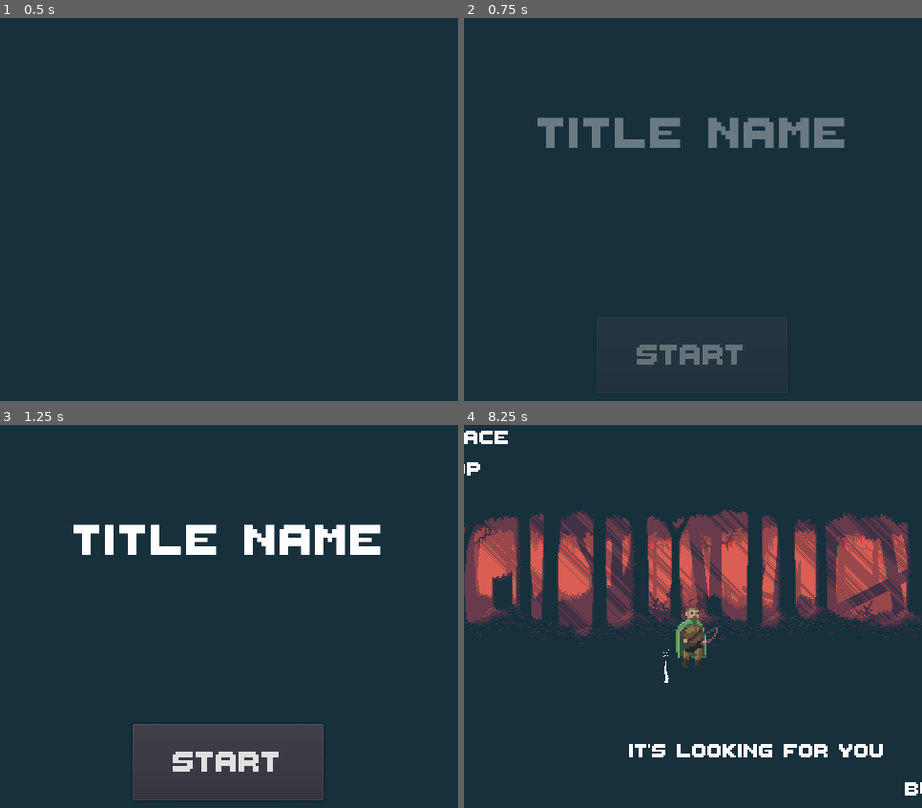
Above: before the commit, frames 1-4 (two rows, left to right).
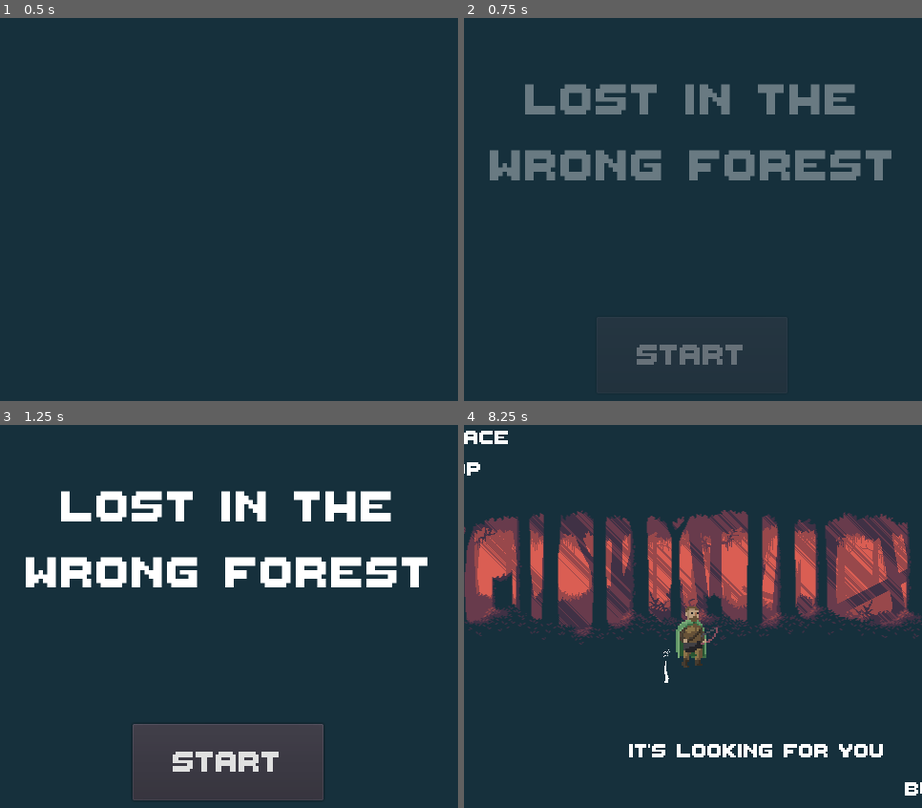
Above: after the commit, the same moments.

Repository: ktosox/TriJam-116
Game: Godot game, scene res://Level.tscn
Same seed, same stepped clock (60 frames per second), same inputs: the game is played once before the commit and once after it. The project has no main scene, so this scene is started directly.
Inputs:
- Up to frame 1 (0.5 s): no input
- Up to frame 2 (0.75 s): tap Space at 0.5 s
- Up to frame 3 (1.25 s): tap Enter (ui_accept) at 0.77 s
- Up to frame 4 (8.25 s): click "START" at 1.25 s; tap Space every 0.75 s from 2 to 5 s; tap Enter (ui_accept) at 2.27, 3.77, 4.52, 5.27, 6.77, 7.52 s

Frame 1 is identical in both runs. In frame 2, 10% of the frame differs, in the area x 5-94%, y 17-43%; in frame 3, 10%; in frame 4, less than 0.1%.

Commit message:
did some testing / rebalancing over 15 minutes and added a title

Diff:
--- a/Game/Enemies/Spike.tscn
+++ b/Game/Enemies/Spike.tscn
@@ -99,19 +99,20 @@
 position = Vector2( 0, 55 )
 
 [node name="CollisionShape2D" type="CollisionShape2D" parent="Area2D"]
-shape = SubResource( 2 )
+shape = SubResource( 1 )
 
 [node name="Line2D" type="Line2D" parent="Area2D"]
 position = Vector2( 0, 16 )
 points = PoolVector2Array( 0, 0, 0.549419, -11.2416, -0.937092, -22.5391, 1.14402, -40.8231, -0.788441, -50.4854, 0, -60 )
 width = 6.0
-width_curve = SubResource( 1 )
+width_curve = SubResource( 2 )
 default_color = Color( 0.996078, 0.996078, 0.996078, 1 )
 
 [node name="CPUParticles2D" type="CPUParticles2D" parent="."]
 position = Vector2( 0, 6 )
 emitting = false
-lifetime = 3.0
+amount = 12
+lifetime = 2.0
 one_shot = true
 explosiveness = 1.0
 emission_shape = 1
--- a/Game/Level.tscn
+++ b/Game/Level.tscn
@@ -25,13 +25,13 @@
     COLOR.rgb = c;
 }"
 
-[sub_resource type="ShaderMaterial" id=12]
-shader = SubResource( 11 )
+[sub_resource type="ShaderMaterial" id=2]
+shader = SubResource( 1 )
 shader_param/brightness = 1.0
 shader_param/contrast = 1.0
 shader_param/saturation = 1.0
 
-[sub_resource type="Animation" id=5]
+[sub_resource type="Animation" id=3]
 resource_name = "showEnd"
 length = 2.0
 tracks/0/type = "value"
@@ -57,6 +57,18 @@
 "transitions": PoolRealArray( 1 ),
 "update": 1,
 "values": [ true ]
+}
+tracks/2/type = "value"
+tracks/2/path = NodePath("WinScreen:visible")
+tracks/2/interp = 1
+tracks/2/loop_wrap = true
+tracks/2/imported = false
+tracks/2/enabled = true
+tracks/2/keys = {
+"times": PoolRealArray( 0 ),
+"transitions": PoolRealArray( 1 ),
+"update": 1,
+"values": [ false ]
 }
 
 [sub_resource type="Animation" id=4]
@@ -191,18 +203,17 @@
 "values": [ false ]
 }
 
-[sub_resource type="DynamicFont" id=1]
+[sub_resource type="DynamicFont" id=7]
 size = 72
 outline_color = Color( 0, 0, 0, 1 )
 extra_spacing_char = 1
 font_data = ExtResource( 5 )
 
-[sub_resource type="DynamicFont" id=3]
+[sub_resource type="DynamicFont" id=8]
 size = 48
 font_data = ExtResource( 5 )
 
-[sub_resource type="Animation" id=2]
-resource_name = "Start"
+[sub_resource type="Animation" id=9]
 length = 1.2
 tracks/0/type = "value"
 tracks/0/path = NodePath(".:visible")
@@ -229,15 +240,14 @@
 "values": [ Color( 1, 1, 1, 0 ), Color( 1, 1, 1, 0 ), Color( 1, 1, 1, 1 ) ]
 }
 
-[sub_resource type="DynamicFont" id=6]
+[sub_resource type="DynamicFont" id=10]
 size = 90
 outline_size = 2
 outline_color = Color( 0.917647, 0.917647, 0.917647, 1 )
 extra_spacing_char = 3
 font_data = ExtResource( 5 )
 
-[sub_resource type="Animation" id=8]
-resource_name = "New Anim"
+[sub_resource type="Animation" id=11]
 length = 20.0
 loop = true
 tracks/0/type = "value"
@@ -265,8 +275,7 @@
 "values": [ 0.0, -20.0, 0.0, -20.0, 0.0, -20.0, 0.0 ]
 }
 
-[sub_resource type="Animation" id=10]
-resource_name = "New Anim"
+[sub_resource type="Animation" id=12]
 length = 100.0
 tracks/0/type = "value"
 tracks/0/path = NodePath("Front/Screen:material:shader_param/brightness")
@@ -400,9 +409,9 @@
 }
 
 [node name="Press space7" type="Label" parent="."]
-margin_left = 2712.0
+margin_left = 2496.0
 margin_top = 24.0
-margin_right = 2968.0
+margin_right = 2852.0
 margin_bottom = 87.0
 custom_fonts/font = ExtResource( 3 )
 text = "just a couple more steps"
@@ -472,9 +481,9 @@
 }
 
 [node name="Press space8" type="Label" parent="."]
-margin_left = 1048.0
+margin_left = 1064.0
 margin_top = 336.0
-margin_right = 1478.0
+margin_right = 1494.0
 margin_bottom = 399.0
 custom_fonts/font = ExtResource( 3 )
 text = "just keep walking"
@@ -486,9 +495,9 @@
 }
 
 [node name="Press space6" type="Label" parent="."]
-margin_left = 1912.0
+margin_left = 1736.0
 margin_top = 320.0
-margin_right = 2464.0
+margin_right = 2288.0
 margin_bottom = 383.0
 custom_fonts/font = ExtResource( 3 )
 text = "you will be safe
@@ -512,6 +521,7 @@
 }
 
 [node name="Back" type="ColorRect" parent="Front"]
+modulate = Color( 1, 1, 1, 0 )
 anchor_right = 1.0
 anchor_bottom = 1.0
 color = Color( 0.0862745, 0.188235, 0.235294, 1 )
@@ -521,13 +531,13 @@
 
 [node name="AnimationPlayer" type="AnimationPlayer" parent="Front/Back"]
 autoplay = "showTitle"
-anims/showEnd = SubResource( 5 )
+anims/showEnd = SubResource( 3 )
 anims/showGame = SubResource( 4 )
-anims/showTitle = SubResource( 7 )
-anims/showWin = SubResource( 16 )
+anims/showTitle = SubResource( 5 )
+anims/showWin = SubResource( 6 )
 
 [node name="Welcome" type="Control" parent="Front/Back"]
-visible = false
+modulate = Color( 1, 1, 1, 0 )
 anchor_right = 1.0
 anchor_bottom = 1.0
 __meta__ = {
@@ -538,8 +548,9 @@
 anchor_right = 1.0
 anchor_bottom = 1.0
 margin_bottom = -186.0
-custom_fonts/font = SubResource( 1 )
-text = "Title name"
+custom_fonts/font = SubResource( 7 )
+text = "lost in the
+wrong forest"
 align = 1
 valign = 1
 __meta__ = {
@@ -559,10 +570,9 @@
 
 [node name="Animator" type="AnimationPlayer" parent="Front/Back/Welcome"]
 autoplay = "Start"
-anims/Start = SubResource( 2 )
+anims/Start = SubResource( 9 )
 
 [node name="EndScreen" type="Control" parent="Front/Back"]
-visible = false
 anchor_right = 1.0
 anchor_bottom = 1.0
 __meta__ = {
@@ -595,8 +605,11 @@
 
 [node name="WinScreen" type="Control" parent="Front/Back"]
 visible = false
-margin_right = 40.0
-margin_bottom = 40.0
+anchor_right = 1.0
+anchor_bottom = 1.0
+__meta__ = {
+"_edit_use_anchors_": false
+}
 
 [node name="Label" type="Label" parent="Front/Back/WinScreen"]
 margin_left = 104.0
@@ -612,16 +625,16 @@
 
 [node name="AnimationPlayer" type="AnimationPlayer" parent="Ambience"]
 autoplay = "New Anim"
-"anims/New Anim" = SubResource( 8 )
+"anims/New Anim" = SubResource( 11 )
 
 [node name="TimerSpike" type="Timer" parent="."]
 wait_time = 8.0
 
 [node name="Night" type="AnimationPlayer" parent="."]
 autoplay = "reset"
-"anims/New Anim" = SubResource( 10 )
-"anims/New Anim (2)" = SubResource( 15 )
-anims/reset = SubResource( 17 )
+"anims/New Anim" = SubResource( 12 )
+"anims/New Anim (2)" = SubResource( 13 )
+anims/reset = SubResource( 14 )
 
 [node name="nightArea" type="Area2D" parent="."]
 position = Vector2( 1728, 8 )
@@ -630,16 +643,16 @@
 
 [node name="CollisionShape2D" type="CollisionShape2D" parent="nightArea"]
 position = Vector2( -128, 56 )
-shape = SubResource( 13 )
+shape = SubResource( 15 )
 
 [node name="win" type="Area2D" parent="."]
-position = Vector2( 3224, 0 )
+position = Vector2( 3000, 0 )
 collision_layer = 2
 collision_mask = 2
 
 [node name="CollisionShape2D" type="CollisionShape2D" parent="win"]
 position = Vector2( -32, 0 )
-shape = SubResource( 14 )
+shape = SubResource( 16 )
 [connection signal="pressed" from="Front/Back/Welcome/StartGame" to="Front" method="_on_StartGame_pressed"]
 [connection signal="pressed" from="Front/Back/EndScreen/TryAgain" to="Front" method="_on_TryAgain_pressed"]
 [connection signal="timeout" from="TimerSpike" to="." method="_on_TimerSpike_timeout"]
Not shown: 1 places in Game/Enemies/Spike.tscn that only renumber resources
Not shown: 10 places in Game/Level.tscn that only renumber resources
